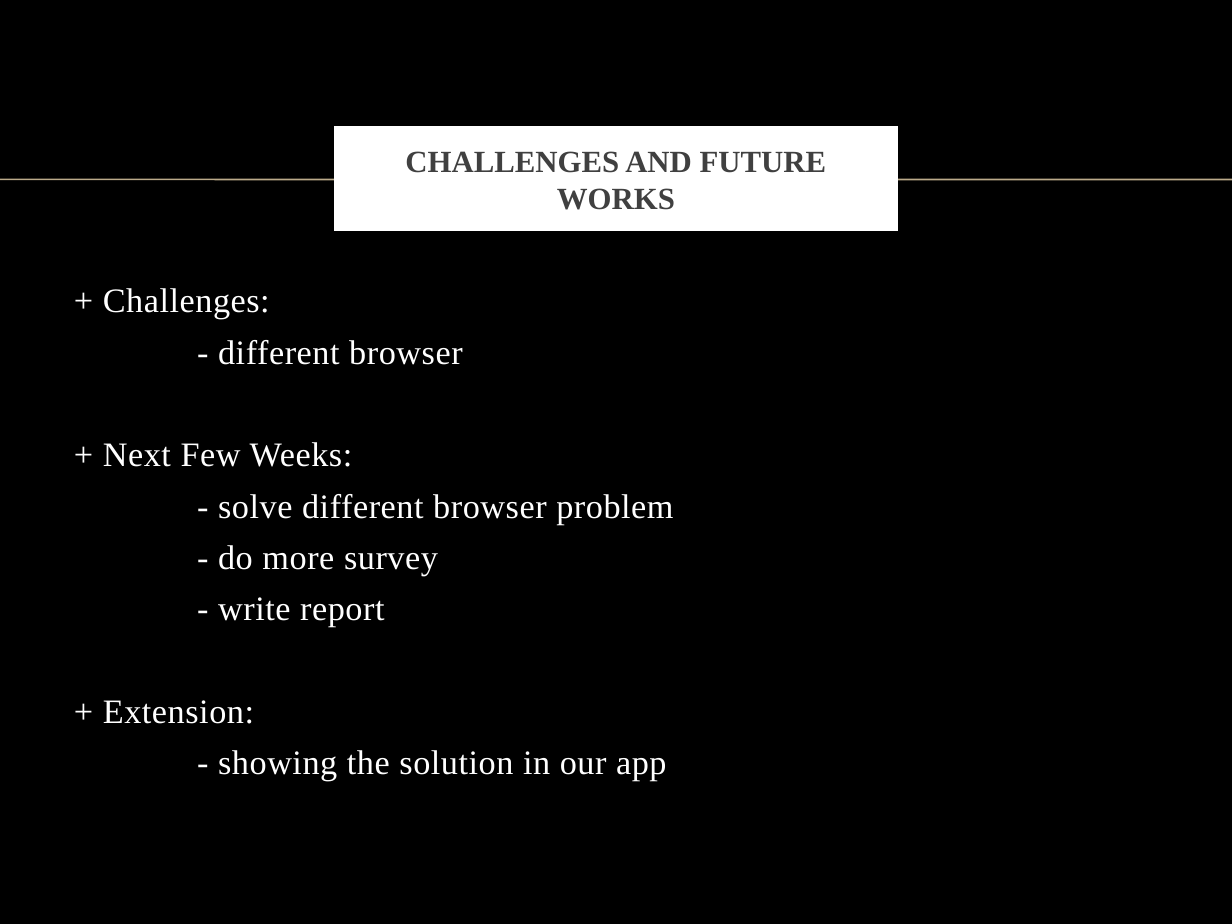
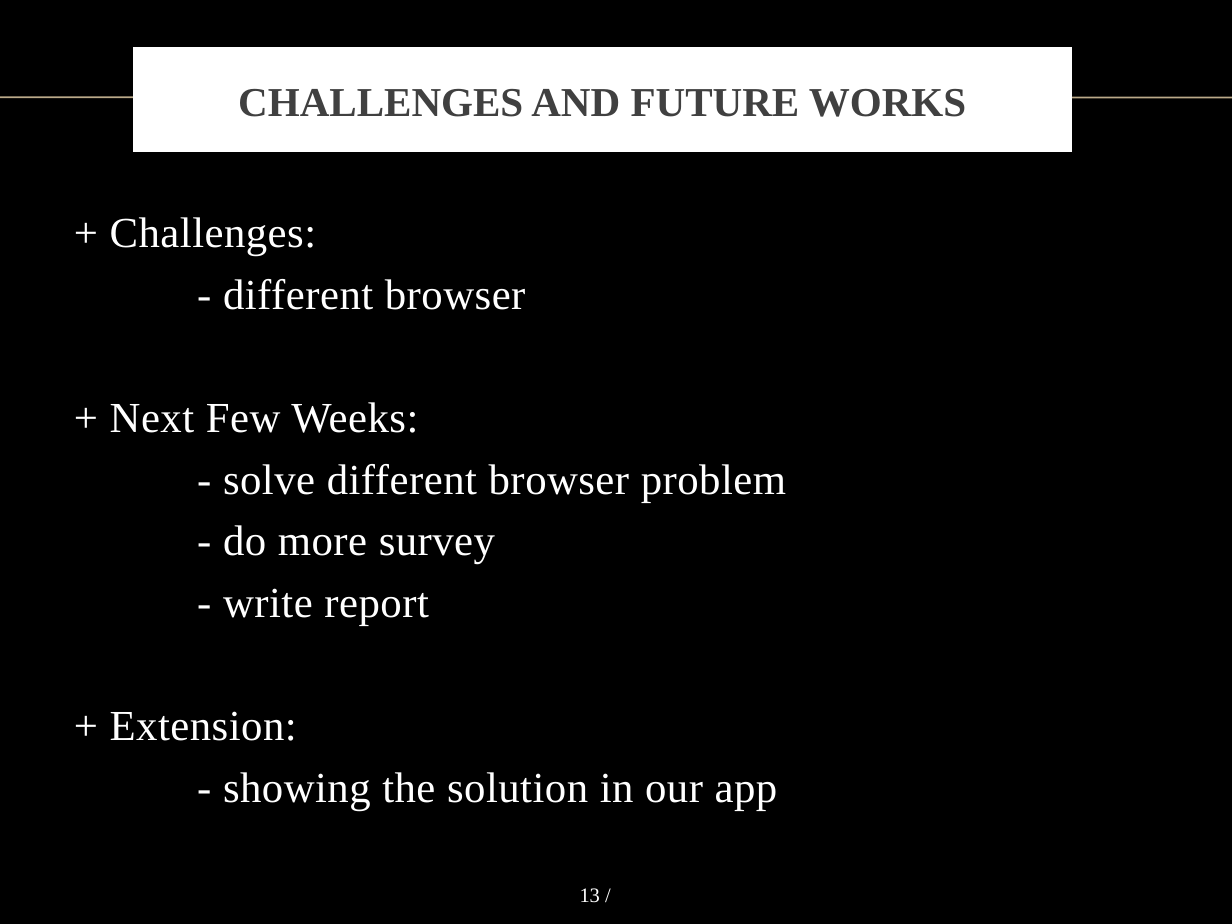
Before and after one commit to vong-srey/Paravantage, a slide deck: slide 13 of Presentation.pptx (slide 12 before the commit). Drawn at 1232x924 pixels with LibreOffice and Linux fonts; fonts in the diff are those of the drawing; background and template pictures are left out. Boxes give left, top, right and bottom in pixels: in the first picture for what was removed or moved away, otherwise in the second. Text is boxed around its words. In the diff, an @@ line names an element or a change of style, - is before the commit and + after.

```diff
--- a/Presentation.pptx
+++ b/Presentation.pptx
@@ title "CHALLENGES AND FUTURE WORKS" resized from (x1=339, y1=132, x2=893, y2=227) to (x1=138, y1=53, x2=1067, y2=148) @@
@@ title "CHALLENGES AND FUTURE WORKS" at (x1=138, y1=53, x2=1067, y2=148): size 18 to 24 pt @@
@@ line moved from (0, 180) - (1232, 180) to (0, 97) - (1232, 97) @@
@@ text "+ Challenges:" moved from (x1=103, y1=288, x2=673, y2=781) to (x1=110, y1=217, x2=786, y2=810) @@
@@ text "+ Challenges:" at (x1=110, y1=217, x2=786, y2=810): size 20 to 25 pt @@
@@ page number added at (x1=580, y1=888, x2=600, y2=903), 12 pt, text #FFFFFF @@
+13 /
```
Also in this commit, not shown: 14 other slides changed, 5 slides added, 4 slides removed.
